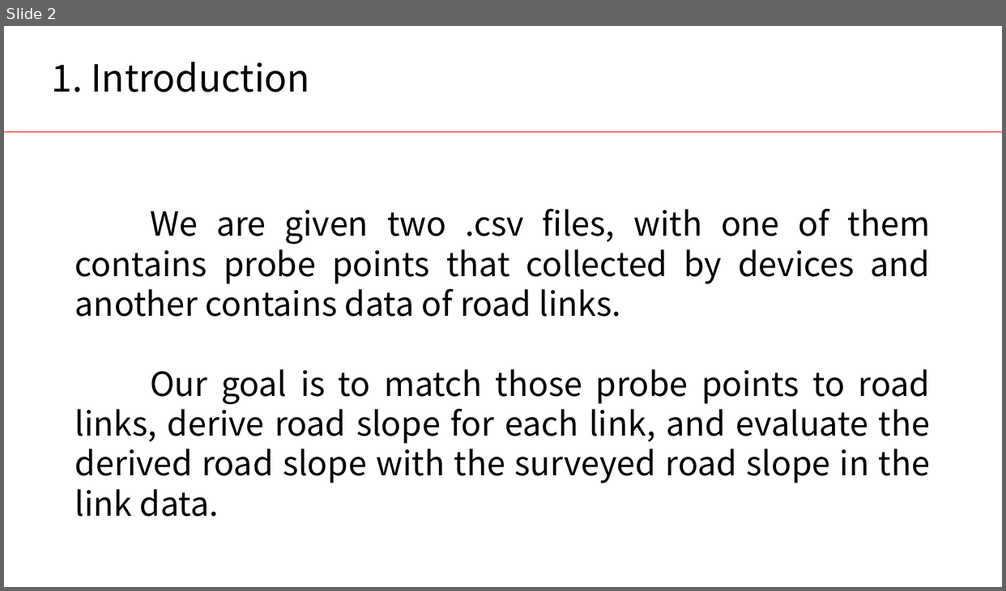
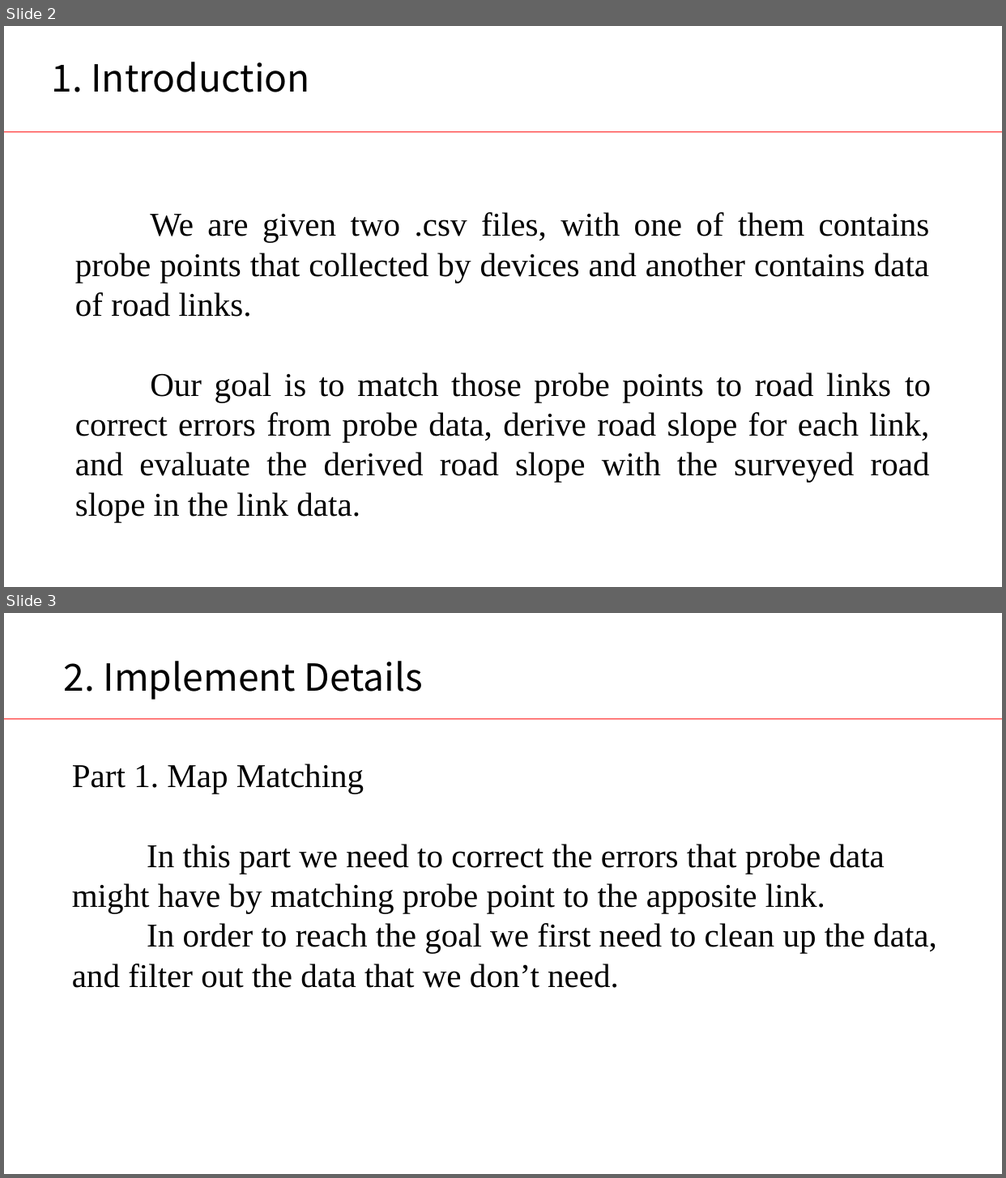
Before and after one commit to jingchengdeng/Probe-Data-Analysis-for-Road-Slope, a slide deck: submissionVersion/HW2Presentation.pptx. Shown one above the other, each under a label of ours: slide 2 before the commit, slides 2 and 3 after it. The pictures are 1006x591 and 1006x1178 pixels, drawn with LibreOffice and Linux fonts; fonts in the diff are those of the drawing; background and template pictures are left out. Boxes give left, top, right and bottom in pixels: in the first picture for what was removed or moved away, otherwise in the second. Text is boxed around its words. In the diff, an @@ line names an element or a change of style, - is before the commit and + after.

```diff
--- a/submissionVersion/HW2Presentation.pptx
+++ b/submissionVersion/HW2Presentation.pptx
@@ slide 3 added at (x1=4, y1=613, x2=1002, y2=1174), background #FFFFFF; not listed: 1 template element that a slide beside it also shows @@
@@ text added at (x1=64, y1=661, x2=424, y2=700), 36 pt, text #000000 @@
+2. Implement Details
@@ text added at (x1=72, y1=764, x2=937, y2=988), 32 pt, text #000000 @@
+Part 1. Map Matching
+In this part we need to correct the errors that probe data might have by matching probe point to the apposite link.
+In order to reach the goal we first need to clean up the data, and filter out the data that we don’t need.
@@ slide 2 changed as well @@
@@ text at (x1=75, y1=212, x2=930, y2=317): font Noto Sans CJK SC to Times New Roman in "We are given two .csv files, with ..." @@
@@ text at (x1=75, y1=373, x2=931, y2=522): text changed; font Noto Sans CJK SC to Times New Roman @@
-Our goal is to match those probe points to road links, derive road slope for each link, and evaluate the derived road slope with the surveyed road slope in the link data.
+Our goal is to match those probe points to road links to correct errors from probe data, derive road slope for each link, and evaluate the derived road slope with the surveyed road slope in the link data.
```
Also in this commit, not shown: 7 other slides changed, 4 other slides added, 1 slide removed.
